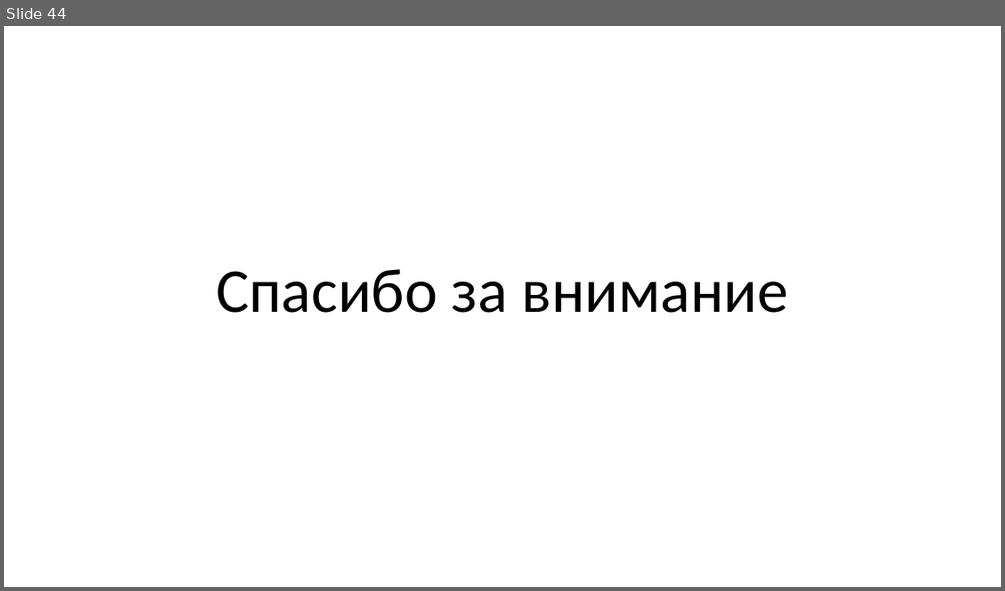
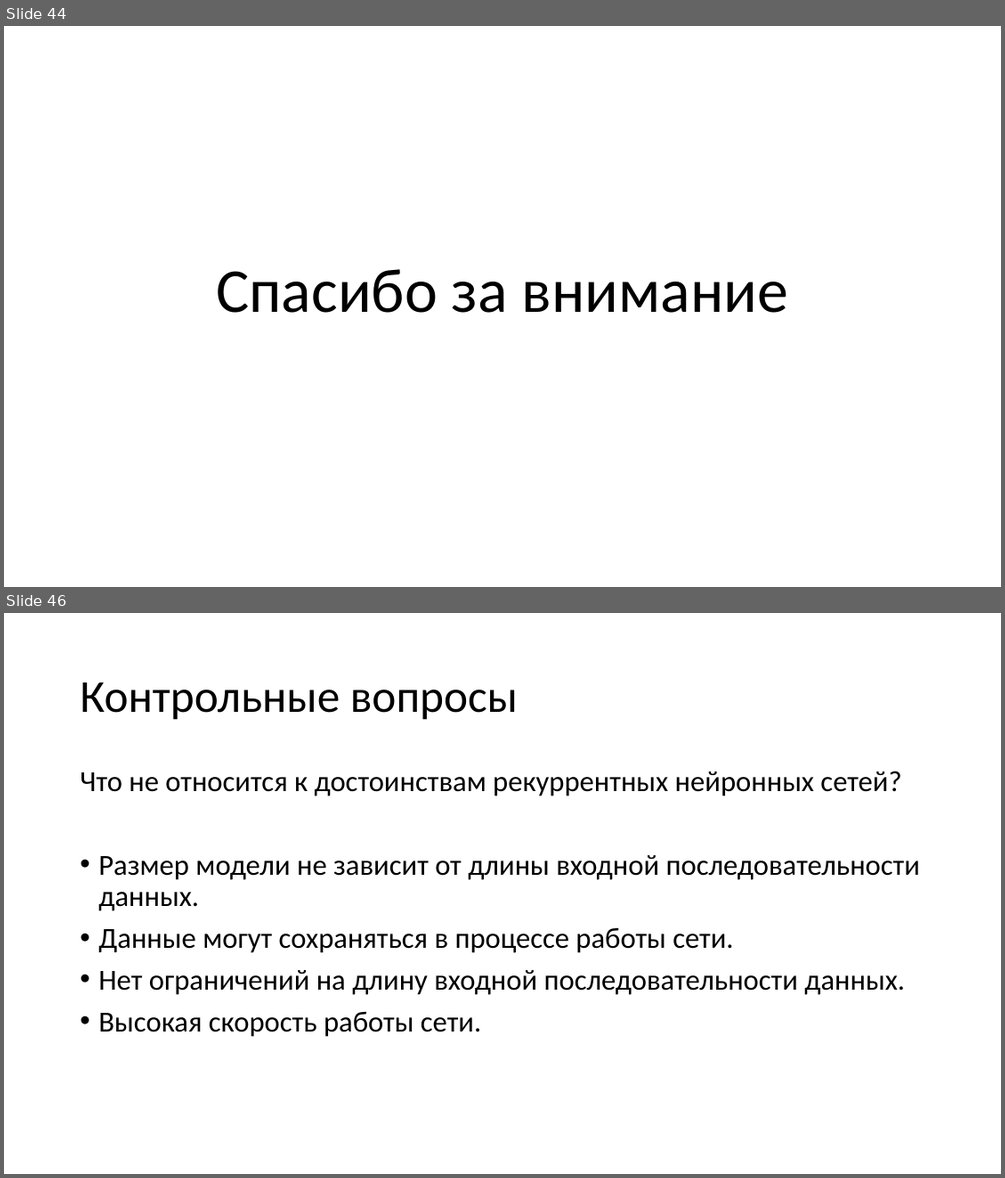
Before and after one commit to mosalov/AI_main_lectures, a slide deck: Лекция 12 21_04_2021.pptx. Shown one above the other, each under a label of ours: slide 44 before the commit, slides 44 and 46 after it; the slides between them are not shown. The pictures are 1005x591 and 1005x1178 pixels, drawn with LibreOffice and Linux fonts; fonts in the diff are those of the drawing. Boxes give left, top, right and bottom in pixels: in the first picture for what was removed or moved away, otherwise in the second. Text is boxed around its words. In the diff, an @@ line names an element or a change of style, - is before the commit and + after.

Commit message:
Добавил вопросы к лекции №12.

```diff
--- a/Лекция 12 21_04_2021.pptx
+++ b/Лекция 12 21_04_2021.pptx
@@ slide 46 added at (4, 613, 1001, 1174), background #FFFFFF @@
@@ title added at (80, 682, 518, 720), 44 pt, text #000000 @@
+Контрольные вопросы
@@ text added at (80, 771, 920, 1037), 28 pt, text #000000 @@
+Что не относится к достоинствам рекуррентных нейронных сетей?
+• Размер модели не зависит от длины входной последовательности данных.
+• Данные могут сохраняться в процессе работы сети.
+• Нет ограничений на длину входной последовательности данных.
+• Высокая скорость работы сети.
```
Also in this commit, not shown: 1 slide changed, 5 other slides added, 2 other files.
